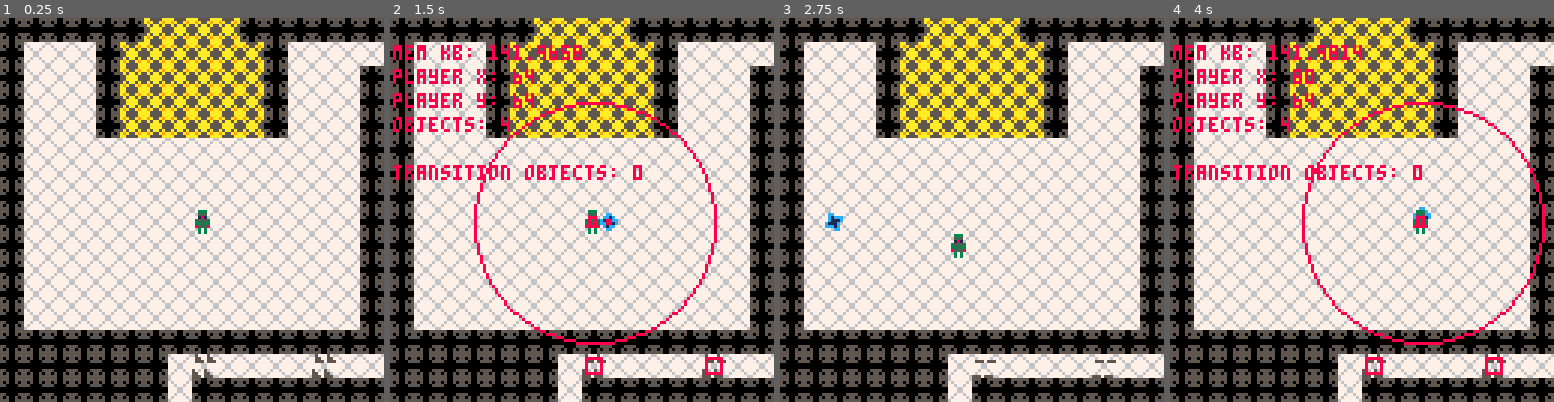
Above: before the commit, frames 1-4 (left to right).
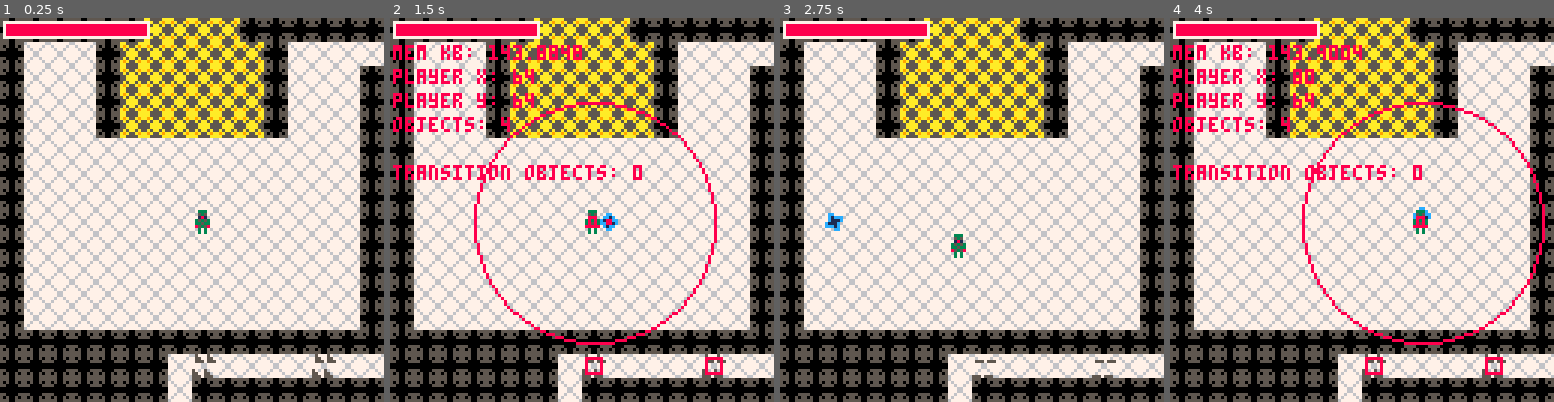
Above: after the commit, the same moments.

Repository: rledford/pico-door
Game: PICO-8 cartridge door.p8
Two runs of this game, one before a commit and one after it. Both use one fixed random seed, a clock stepped at 60 frames per second and the inputs below.
Inputs:
- Up to frame 1 (0.25 s): no input
- Up to frame 2 (1.5 s): tap O (Z key) at 0.33, 0.7, 1.43 s; tap X (X key) at 1.07 s
- Up to frame 3 (2.75 s): hold Left 1.97-2.37 s; tap X (X key) at 2.07, 2.4, 2.73 s; tap O (Z key) at 2.22 s; hold Down from 2.42 s (still down)
- Up to frame 4 (4 s): release Down at 2.82 s; hold Right 2.87-3.53 s; tap X (X key) at 3.07, 3.4, 3.73 s; tap O (Z key) at 3.1, 3.98 s; hold Up from 3.58 s (still down)

The runs differ from the first frame. In frame 1, 1.8% of the frame differs, in the area x 0-40%, y 0-6%; in frame 2, 1.9%; in frame 3, 1.8%; in frame 4, 1.9%, in the area x 0-47%, y 0-11%.

Commit message:
Add player hp ui.

Diff:
--- a/door.p8
+++ b/door.p8
@@ -173,6 +173,7 @@
 			circ(player.x + 4, player.y + 4, player.auto_target_radius, 8)
 		end
 	end
+	draw_ui()
 end
 
 -- game update --
@@ -205,13 +206,14 @@
 		this.projectile_dmg = 1
 		this.projectile_spd = 1.3
 		this.face = {x=1,y=0}
-		this.hp = 100
+		this.hp = 10
+		this.max_hp = 10
 		this.group = PLAYER_GROUP
 		this.anim = make_animation({32})
 		this.hurt_collidable = false
 		this.level = 1
 		this.xp = 0
-		this.max_xp = 10
+		this.max_xp = 5
 		this.dead = false
 	end,
 	take_damage=function(this, amt)
@@ -1098,6 +1100,22 @@
 			end
 		end
 	end
+end
+
+function draw_ui()
+	if player == nil then
+		return
+	end
+	draw_hp_bar()
+end
+
+function draw_hp_bar()
+	local pad = 1
+	local w = 48
+	local h = 5
+	rectfill(camera_pos.x + pad, camera_pos.y + pad, camera_pos.x + w + pad, camera_pos.y + h + pad, 0)
+	rectfill(camera_pos.x + pad, camera_pos.y + pad, camera_pos.x + pad + flr(player.hp/player.max_hp*w), camera_pos.y + h + pad, 8)
+	rect(camera_pos.x + pad, camera_pos.y + pad, camera_pos.x + w + pad, camera_pos.y + h + pad, 7)
 end
 
 -- rooms --
